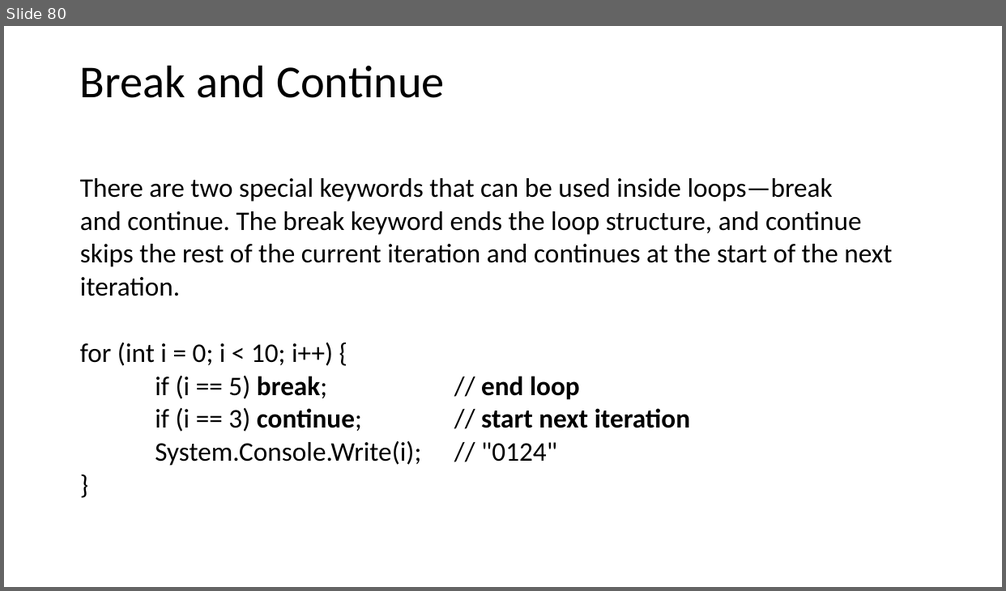
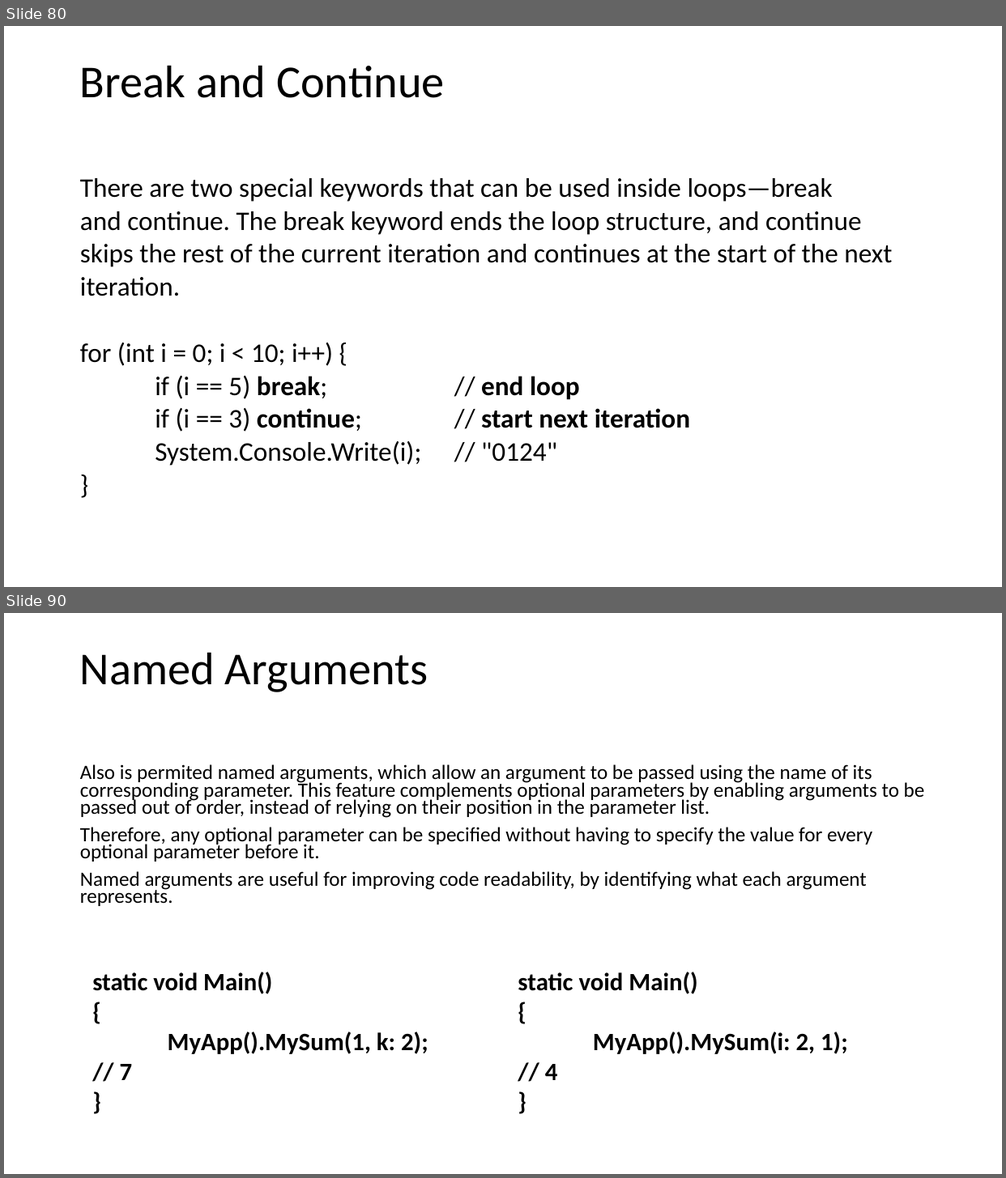
Before and after one commit to AlbertOsinaga/CursoCSharp__8, a slide deck: CSharpQuickReference.pptx. Shown one above the other, each under a label of ours: slide 80 before the commit, slides 80 and 90 after it; the slides between them are not shown. The pictures are 1006x591 and 1006x1178 pixels, drawn with LibreOffice and Linux fonts; fonts in the diff are those of the drawing. Boxes give left, top, right and bottom in pixels: in the first picture for what was removed or moved away, otherwise in the second. Text is boxed around its words. In the diff, an @@ line names an element or a change of style, - is before the commit and + after.

```diff
--- a/CSharpQuickReference.pptx
+++ b/CSharpQuickReference.pptx
@@ slide 90 added at (4, 613, 1002, 1174), background #FFFFFF @@
@@ title added at (80, 652, 428, 692), 44 pt, text #000000 @@
+Named Arguments
@@ text added at (80, 764, 925, 906), 19.6 pt, text #000000 @@
+Also is permited named arguments, which allow an argument to be passed using the name of its corresponding parameter. This feature complements optional parameters by enabling arguments to be passed out of order, instead of relying on their position in the parameter list.
+Therefore, any optional parameter can be specified without having to specify the value for every optional parameter before it.
+Named arguments are useful for improving code readability, by identifying what each argument represents.
@@ text added at (92, 972, 428, 1080), 24 pt, text #000000, bold @@
+static void Main()
+{
+MyApp().MySum(1, k: 2); // 7
+}
@@ text added at (518, 972, 848, 1080), 24 pt, text #000000, bold @@
+static void Main()
+{
+MyApp().MySum(i: 2, 1); // 4
+}
```
Also in this commit, not shown: 120 other slides added, 1 other file.
